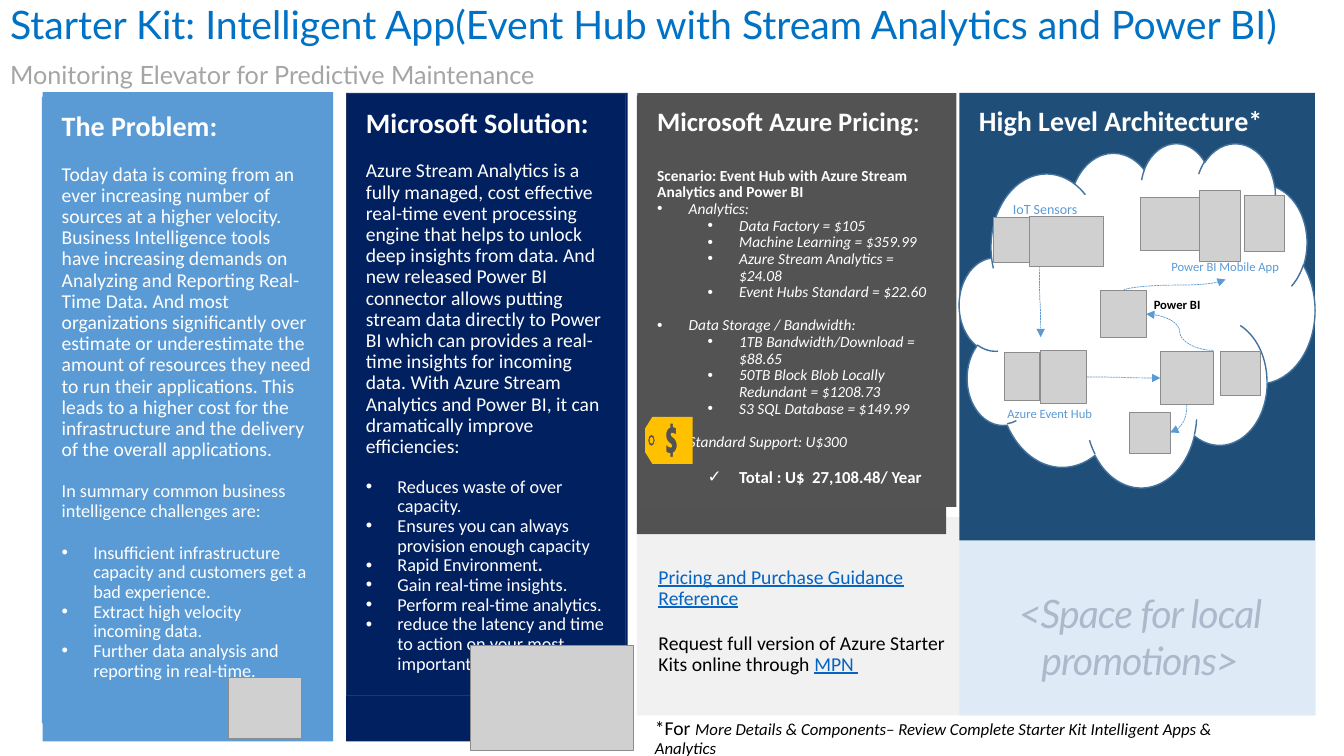
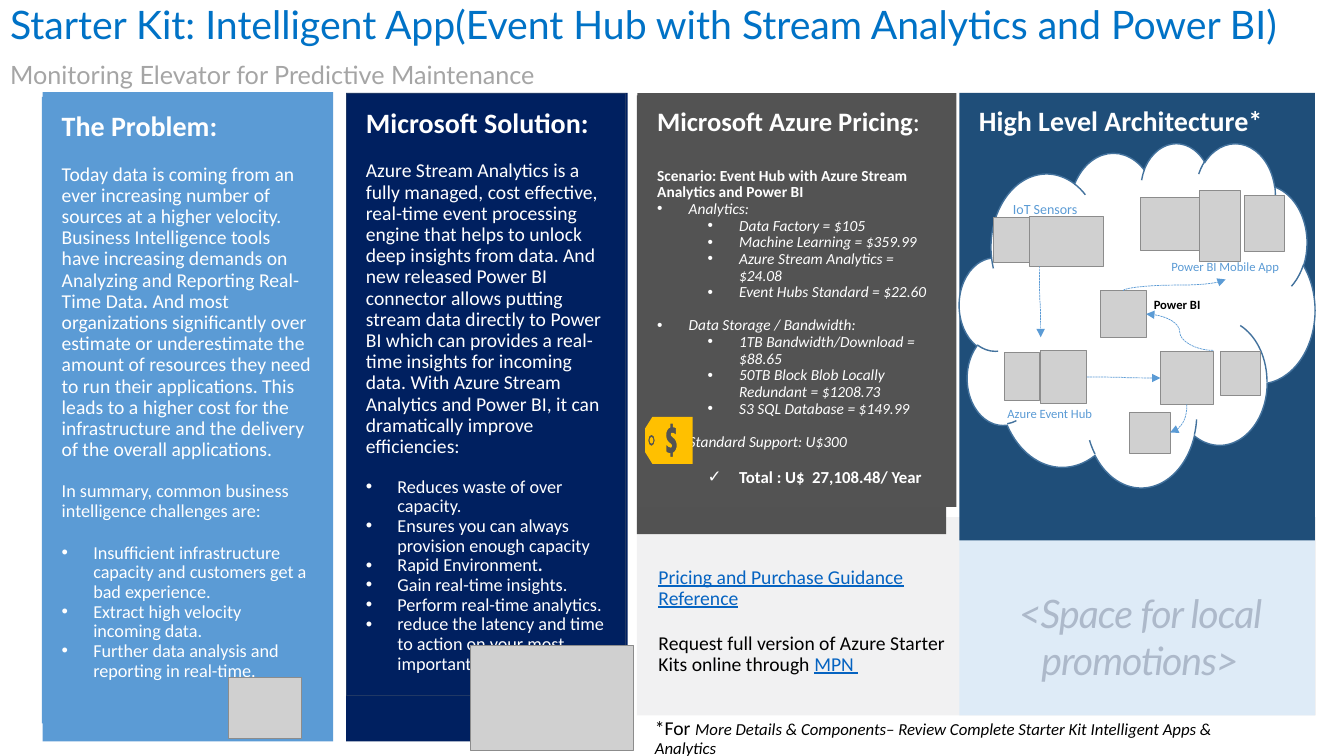
Before and after one commit to kulado/azure-starterkits, a slide deck: slide 3 of Content/Starter Kit - Intelligent Apps & Analytics/0 - Starter Kit - Intelligent Apps & Analytics.pptx. Drawn at 1344x756 pixels with LibreOffice and Linux fonts; fonts in the diff are those of the drawing; grey boxes stand for pictures. Boxes give left, top, right and bottom in pixels: in the first picture for what was removed or moved away, otherwise in the second. Text is boxed around its words. In the diff, an @@ line names an element or a change of style, - is before the commit and + after.

Commit message:
Test
Commit to BigData

```diff
--- a/Content/Starter Kit - Intelligent Apps & Analytics/0 - Starter Kit - Intelligent Apps & Analytics.pptx
+++ b/Content/Starter Kit - Intelligent Apps & Analytics/0 - Starter Kit - Intelligent Apps & Analytics.pptx
@@ text in rectangle at box(366, 163, 601, 453): text changed @@
-Azure Stream Analytics is a fully managed, cost effective real-time event processing engine that helps to unlock deep insights from data. And new released Power BI connector allows putting stream data directly to Power BI which can provides a real-time insights for incoming data. With Azure Stream Analytics and Power BI, it can dramatically improve efficiencies:
+Azure Stream Analytics is a fully managed, cost effective, real-time event processing engine that helps to unlock deep insights from data. And new released Power BI connector allows putting stream data directly to Power BI which can provides a real-time insights for incoming data. With Azure Stream Analytics and Power BI, it can dramatically improve efficiencies:
@@ text in rectangle at box(62, 484, 289, 520): text changed @@
-In summary common business intelligence challenges are:
+In summary, common business intelligence challenges are:
```
Also in this commit, not shown: 1 other slide changed, 2 other files.
